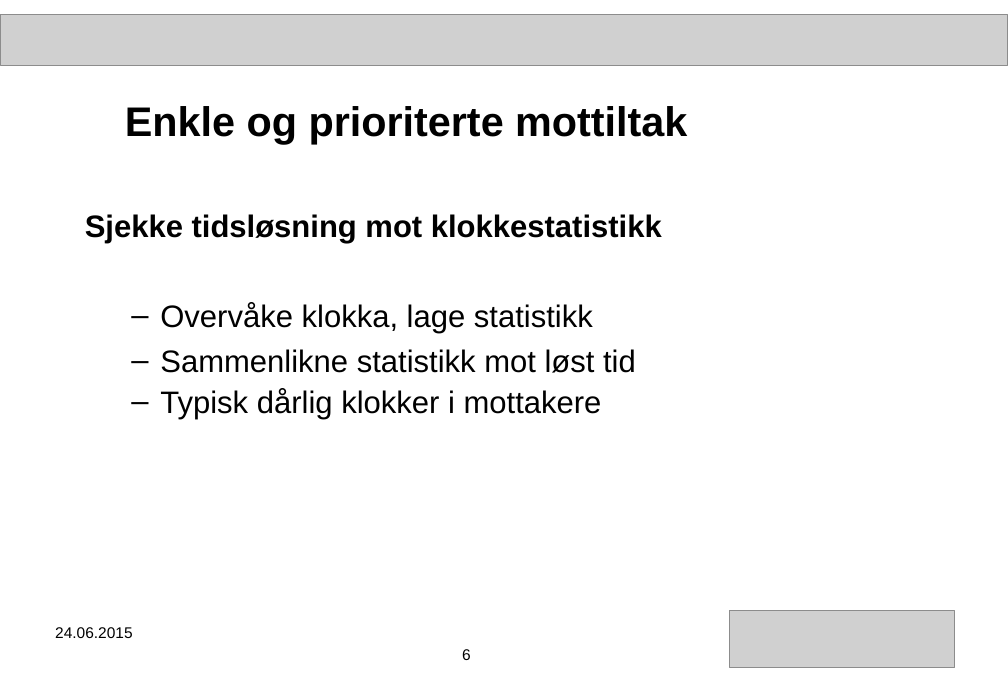
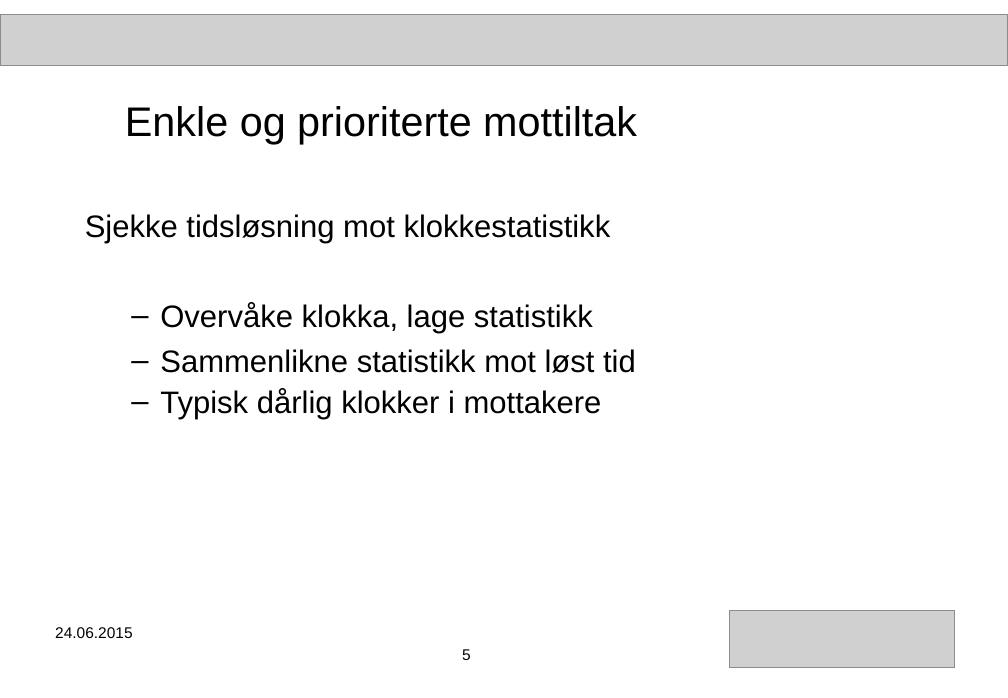
Before and after one commit to aschultzen/master_thesis, a slide deck: slide 5 of aril_presentasjon_2016.ppt (slide 6 before the commit). Drawn at 1008x698 pixels with LibreOffice and Linux fonts; fonts in the diff are those of the drawing; grey boxes stand for pictures. Boxes give left, top, right and bottom in pixels: in the first picture for what was removed or moved away, otherwise in the second. Text is boxed around its words. In the diff, an @@ line names an element or a change of style, - is before the commit and + after.

```diff
--- a/aril_presentasjon_2016.ppt
+++ b/aril_presentasjon_2016.ppt
@@ title "Enkle og prioriterte mottiltak" at [125, 106, 637, 144]: bold off @@
@@ text at [85, 214, 611, 243]: bold off in "Sjekke tidsløsning mot klokkestatistikk" @@
@@ page number at [462, 649, 471, 660]: text changed @@
-6
+5
```
Also in this commit, not shown: 4 other slides changed, 4 slides added, 2 slides removed.
